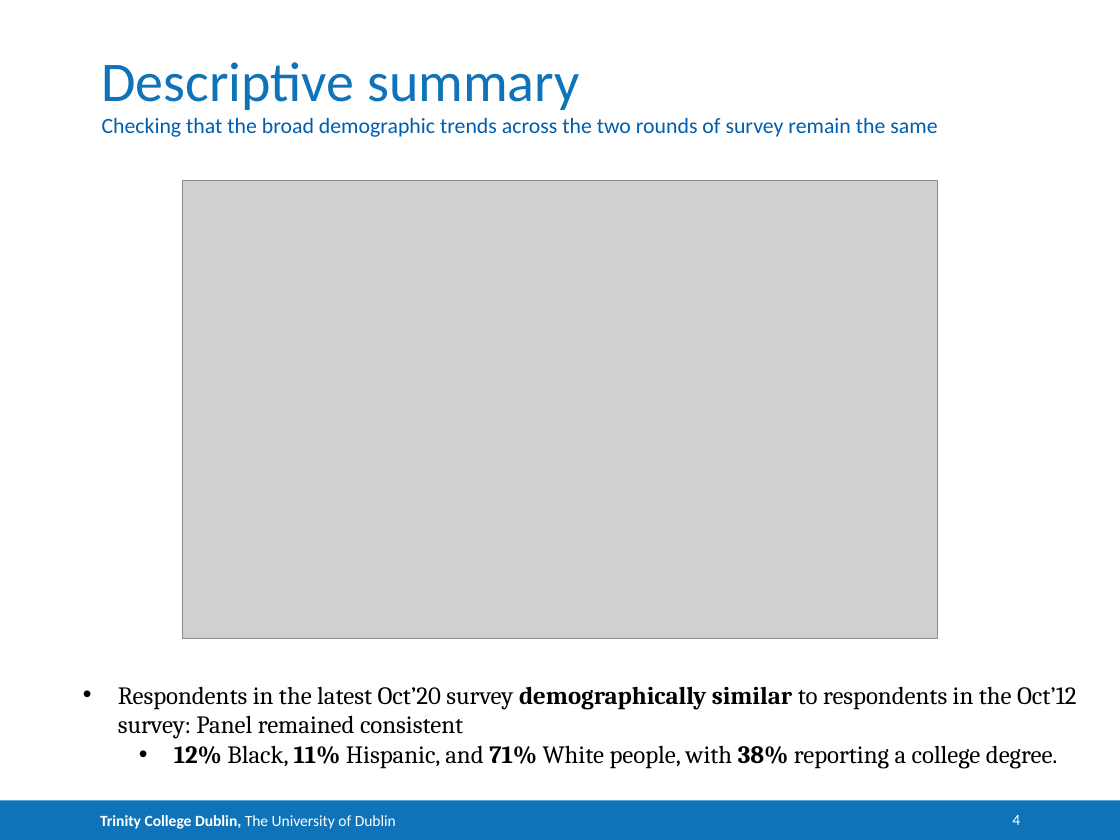
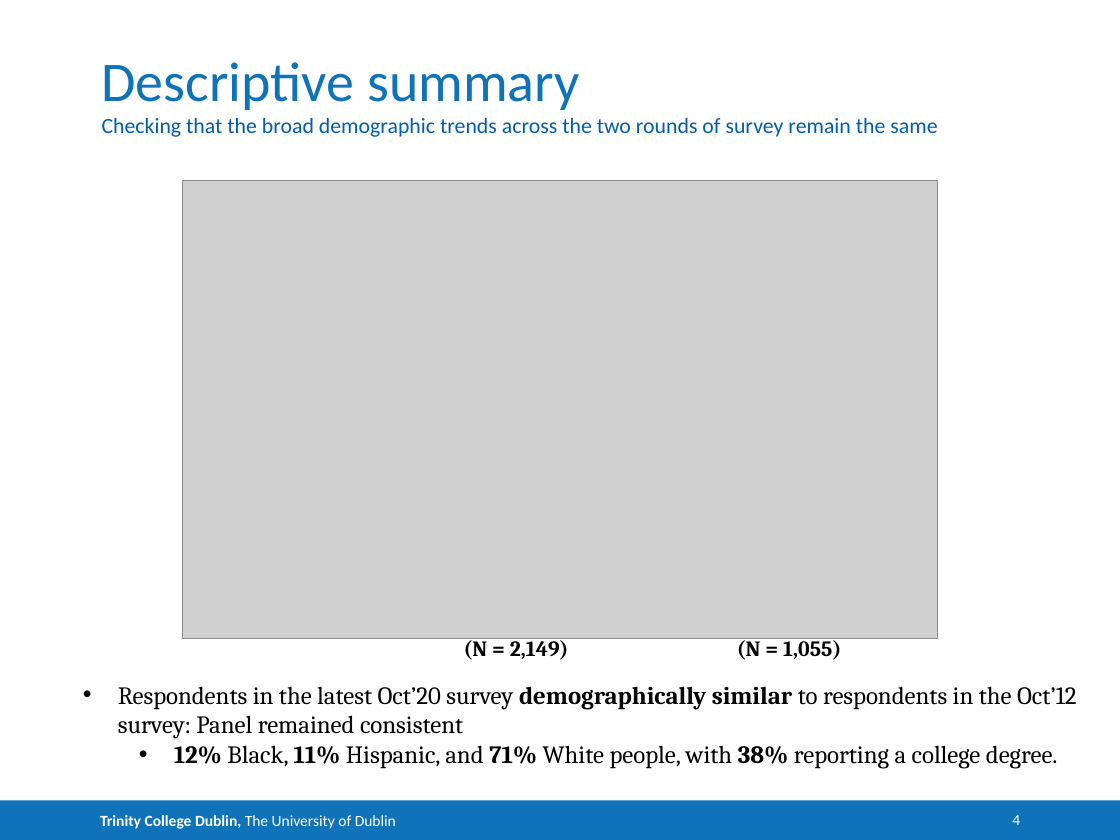
Before and after one commit to ShekharKedia/StatsII_Spring2024, a slide deck: slide 4 of replication/my_replication/Class presentation/Class presentation_Shekhar Kedia.pptx. Drawn at 1120x840 pixels with LibreOffice and Linux fonts; fonts in the diff are those of the drawing; grey boxes stand for pictures. Boxes give left, top, right and bottom in pixels: in the first picture for what was removed or moved away, otherwise in the second. Text is boxed around its words. In the diff, an @@ line names an element or a change of style, - is before the commit and + after.

```diff
--- a/replication/my_replication/Class presentation/Class presentation_Shekhar Kedia.pptx
+++ b/replication/my_replication/Class presentation/Class presentation_Shekhar Kedia.pptx
@@ text added at (464,636,569,660), 14 pt, text #000000, bold @@
+(N = 2,149)
@@ text added at (737,636,841,660), 14 pt, text #000000, bold @@
+(N = 1,055)
```
Also in this commit, not shown: 4 other slides changed, 1 other file.
